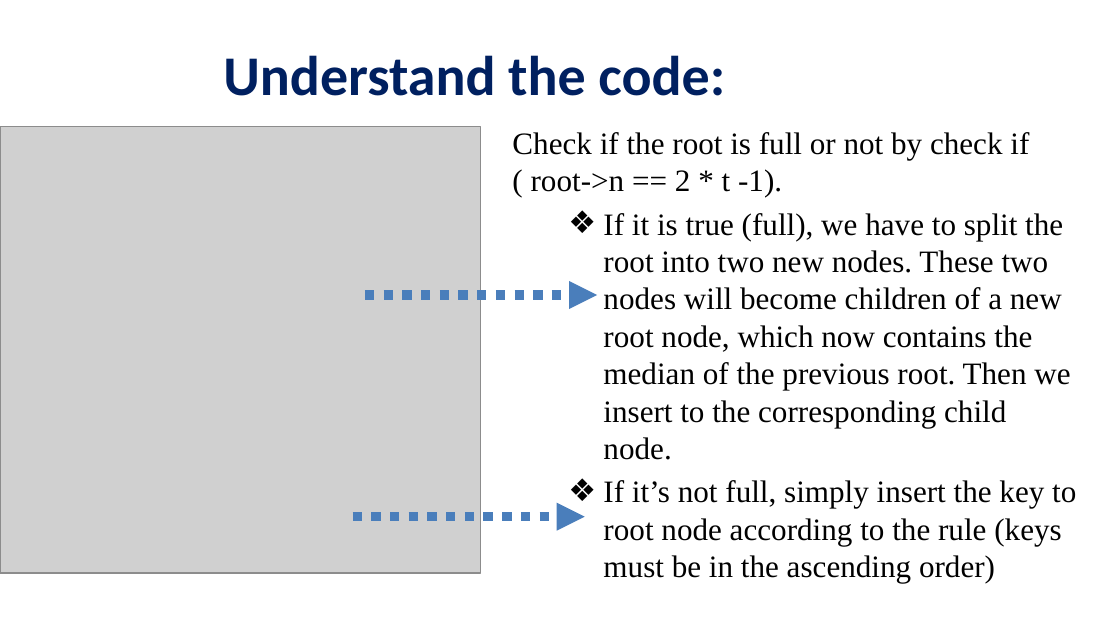
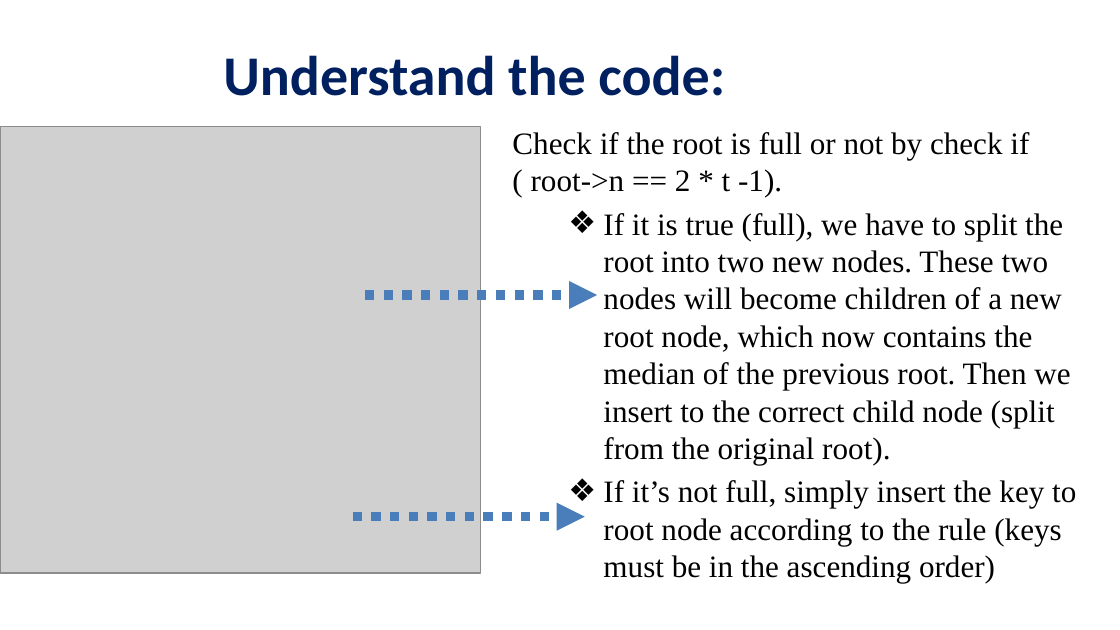
Before and after one commit to viettungvuong/Seminar, a slide deck: slide 33 of Seminar.pptx. Drawn at 1120x630 pixels with LibreOffice and Linux fonts; fonts in the diff are those of the drawing; grey boxes stand for pictures; background and template pictures are left out. Boxes give left, top, right and bottom in pixels: in the first picture for what was removed or moved away, otherwise in the second. Text is boxed around its words. In the diff, an @@ line names an element or a change of style, - is before the commit and + after.

```diff
--- a/Seminar.pptx
+++ b/Seminar.pptx
@@ text at <box>603,213,1070,465</box>: text changed @@
-  ❖ If it is true (full), we have to split the root into two new nodes. These two nodes will become children of a new root node, which now contains the median of the previous root. Then we insert to the corresponding child node.
+  ❖ If it is true (full), we have to split the root into two new nodes. These two nodes will become children of a new root node, which now contains the median of the previous root. Then we insert to the correct child node (split from the original root).
```
